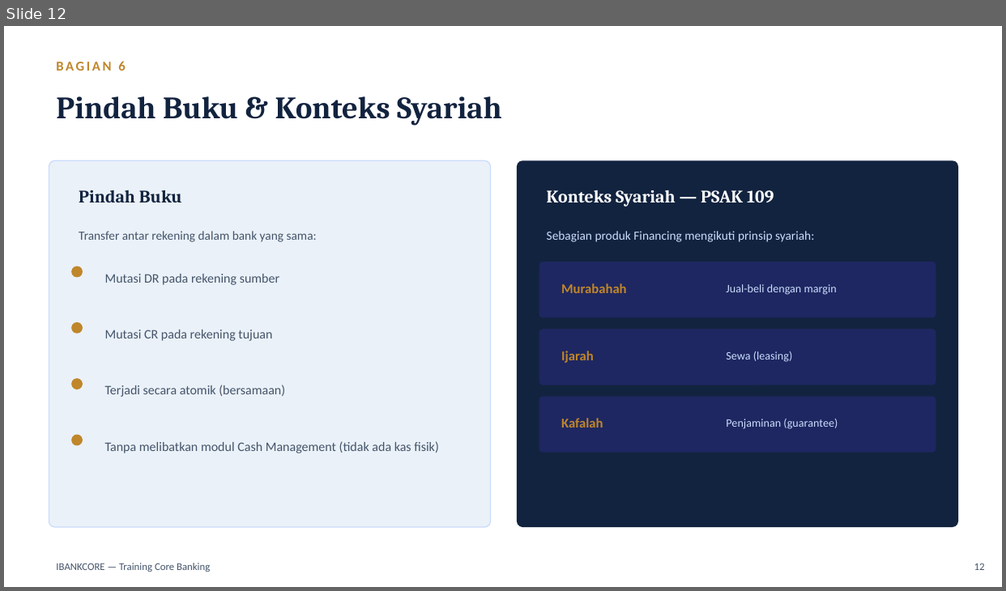
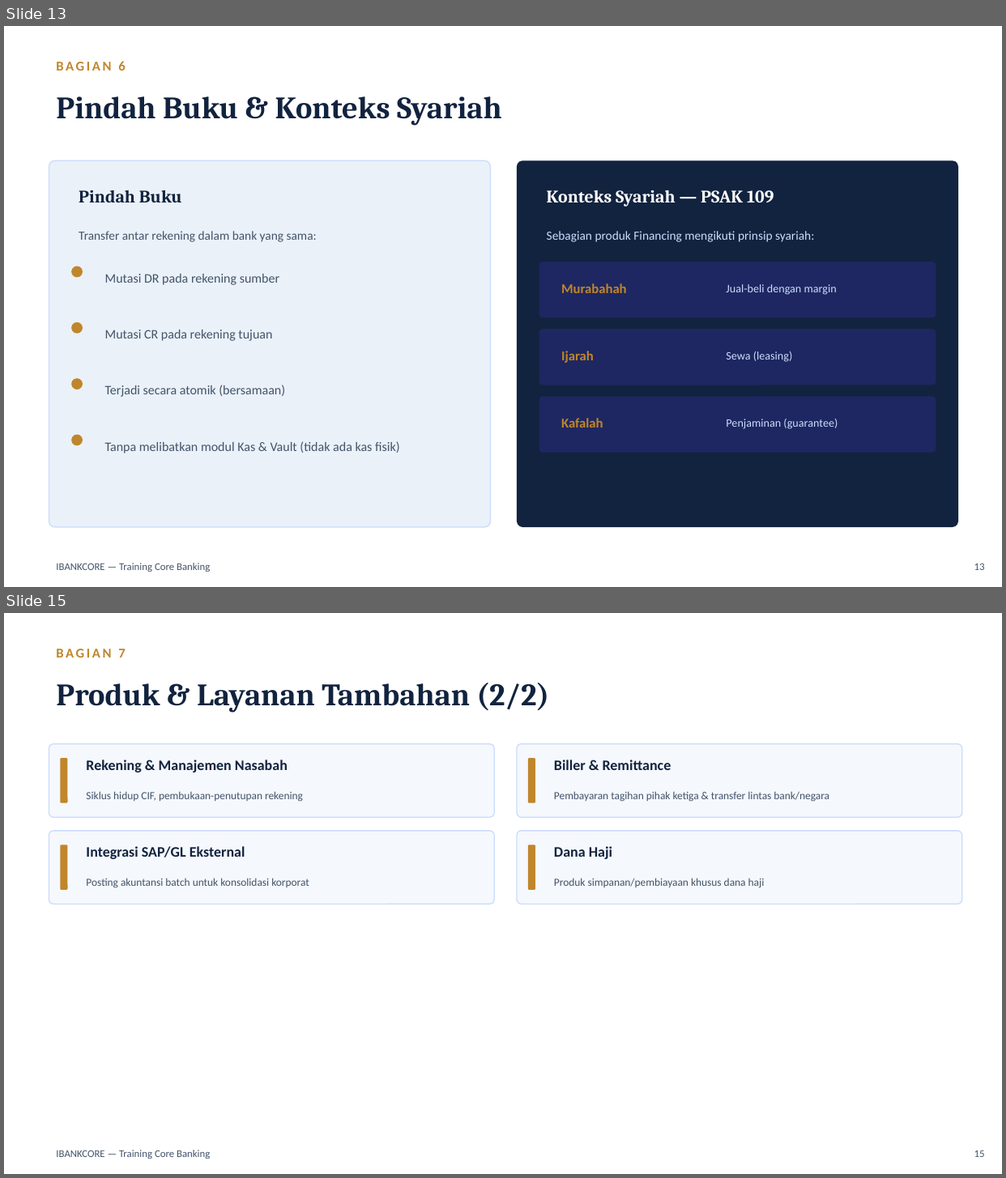
Before and after one commit to wisnu/ibankcore-training-materials, a slide deck: dist/materi_training_ibankcore.pptx. Shown one above the other, each under a label of ours: slide 12 before the commit, slides 13 and 15 after it; the slides between them are not shown. The pictures are 1006x591 and 1006x1178 pixels, drawn with LibreOffice and Linux fonts; fonts in the diff are those of the drawing. Boxes give left, top, right and bottom in pixels: in the first picture for what was removed or moved away, otherwise in the second. Text is boxed around its words. In the diff, an @@ line names an element or a change of style, - is before the commit and + after.

Commit message:
Add product/security/ops topics; rename Cash Management to Kas & Vault
Expand training materi/slides with additional topics discovered from
core/enterprise codebase: Deposito, Kliring, Teller/Counter, QRIS/VA,
Host-to-Host/REST API, Corporate Banking, CIF, Biller/Remittance, Dana
Haji, batch EOD/BOD, backup/DR, and maker-checker/security/audit.

Also rename the "Cash Management" module to "Kas & Vault (Teller/ATM)"
across diagrams, materi, and slides to avoid confusion with the
industry term "Cash Management System" (corporate CIF web portal),
which is a different thing from this internal physical-cash module.
Regenerate all diagram PNGs and rebuild dist/docx+pptx accordingly.

```diff
--- a/dist/materi_training_ibankcore.pptx
+++ b/dist/materi_training_ibankcore.pptx
@@ slide 15 added at (4,613,1002,1174), background #FFFFFF @@
@@ text added at (56,649,125,658), 13 pt, text #C0862B, bold @@
+BAGIAN 7
@@ text added at (56,683,549,713), 30 pt, text #12233F, bold @@
+Produk & Layanan Tambahan (2/2)
@@ rounded rectangle added at (49,744,494,817), fill #F5F8FC, outline #CADCFC 1 pt @@
@@ rounded rectangle added at (60,758,68,803), fill #C0862B @@
@@ rounded rectangle added at (517,744,962,817), fill #F5F8FC, outline #CADCFC 1 pt @@
@@ rounded rectangle added at (528,758,535,803), fill #C0862B @@
@@ text added at (86,760,288,773), 14 pt, text #12233F, bold @@
+Rekening & Manajemen Nasabah
@@ text added at (554,760,671,770), 14 pt, text #12233F, bold @@
+Biller & Remittance
@@ text added at (86,791,303,802), 10.5 pt, text #44546A @@
+Siklus hidup CIF, pembukaan-penutupan rekening
@@ text added at (554,791,829,802), 10.5 pt, text #44546A @@
+Pembayaran tagihan pihak ketiga & transfer lintas bank/negara
@@ rounded rectangle added at (49,831,494,905), fill #F5F8FC, outline #CADCFC 1 pt @@
@@ rounded rectangle added at (517,831,962,905), fill #F5F8FC, outline #CADCFC 1 pt @@
@@ rounded rectangle added at (60,845,68,890), fill #C0862B @@
@@ text added at (86,846,245,859), 14 pt, text #12233F, bold @@
+Integrasi SAP/GL Eksternal
@@ rounded rectangle added at (528,845,535,890), fill #C0862B @@
@@ text added at (554,846,612,859), 14 pt, text #12233F, bold @@
+Dana Haji
@@ text added at (86,878,309,888), 10.5 pt, text #44546A @@
+Posting akuntansi batch untuk konsolidasi korporat
@@ text added at (554,878,765,888), 10.5 pt, text #44546A @@
+Produk simpanan/pembiayaan khusus dana haji
@@ text added at (56,1150,210,1159), 10 pt, text #44546A @@
+IBANKCORE — Training Core Banking
@@ text added at (974,1150,985,1157), 10 pt, text #44546A @@
+15
@@ what was slide 12 is now slide 13 @@
@@ slide 13 changed as well @@
@@ text at (105,442,400,454): text changed @@
-Tanpa melibatkan modul Cash Management (tidak ada kas fisik)
+Tanpa melibatkan modul Kas & Vault (tidak ada kas fisik)
@@ text at (974,563,985,570): text changed @@
-12
+13
```
Also in this commit, not shown: 11 other slides changed, 4 other slides added, 8 other files.
